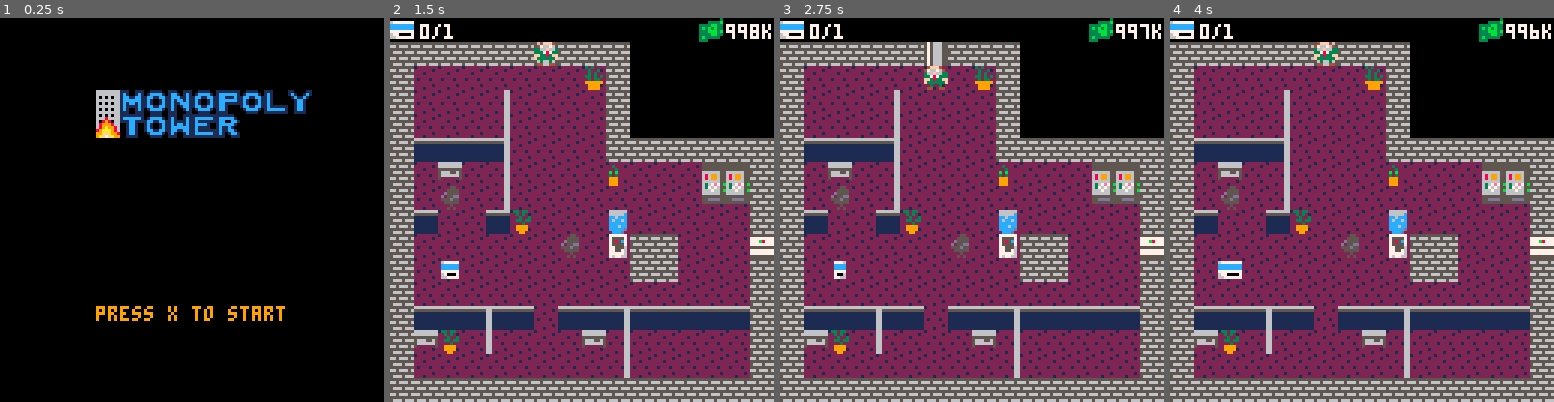
Above: before the commit, frames 1-4 (left to right).
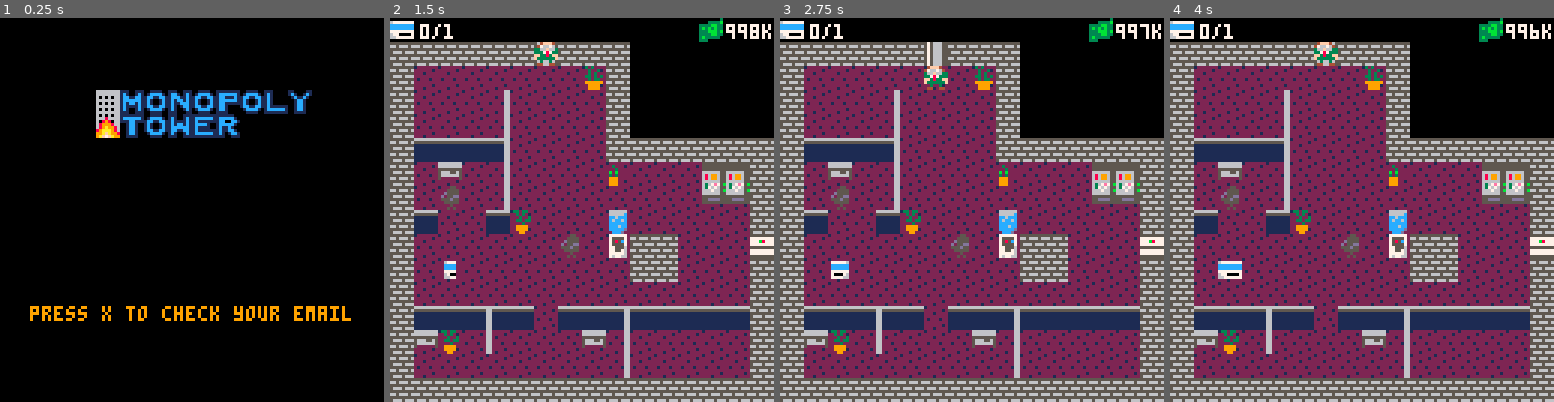
Above: after the commit, the same moments.

Repository: ojlyons/GameDesignProject
Game: PICO-8 cartridge art.p8
Same seed, same stepped clock (60 frames per second), same inputs: the game is played once before the commit and once after it.
Inputs:
- Up to frame 1 (0.25 s): no input
- Up to frame 2 (1.5 s): tap O (Z key) at 0.33, 0.7, 1.43 s; tap X (X key) at 1.07 s
- Up to frame 3 (2.75 s): hold Left 1.97-2.37 s; tap X (X key) at 2.07, 2.4, 2.73 s; tap O (Z key) at 2.22 s; hold Down from 2.42 s (still down)
- Up to frame 4 (4 s): release Down at 2.82 s; hold Right 2.87-3.53 s; tap X (X key) at 3.07, 3.4, 3.73 s; tap O (Z key) at 3.1, 3.98 s; hold Up from 3.58 s (still down)

The runs differ from the first frame. In frame 1, 1.5% of the frame differs, in the area x 7-92%, y 75-79%; in frame 2, 0.1%; in frame 3, 0.1%; in frame 4, nothing differs.

Commit message:
Notification-esque sound added to title screen

Diff:
--- a/art.p8
+++ b/art.p8
@@ -269,10 +269,13 @@
 end
 
 function _update()
-
+	timer += 1
 	dd=false
 
 	if level_status == -2 then -- if title screen
+	    if timer % 70 == 3 or timer % 70 == 19 then
+		 sfx(14)
+		end
 		if btnp(5) then
 		 --level_status = 2
          --music(1)
@@ -291,16 +294,16 @@
 		draw_email()
 		if btnp(4) then  --start game
 			level_status = 2
+			timer = 0
 			music(1)
 		end
 	end
 
-	if level_status == -1 then --if
+	if level_status == -1 then
 		draw_directions()
 		if btnp(5) then level_status = 2 end
 		return
 	else
-	 timer += 1
 	 st += 1
 	 money = money - 1/30
 
@@ -378,7 +382,7 @@
 function draw_menu()
 	spr(96, 32, 24, 9, 2, false, false)
 	spr(flame_sprite, 32, 32, 1, 1, false, false)
-	print("press x to start", 32, 96, 9)
+	print("press x to check your email", 10, 96, 9)
 	--print("use the arrow keys to move.", 0, 56, 9)
 	--print("stuck? use z to reset the level.",0,64,9)
 	--print("push office chairs to block the",0,72,9)
@@ -392,8 +396,8 @@
 	print("stuck? use z to reset",camera_x+22,camera_y+64,0)
 	print("the level.",camera_x+43,camera_y+70,0)
 	print("push office chairs to ",camera_x+21,camera_y+80,0)
-	print("block the laser pointers ", camera_x+15, camera_y+86, 0)
-	print("of your employees.", camera_x+27, camera_y+92, 0)
+	print("block your employees'", camera_x+21, camera_y+86, 0)
+	print("laser pointers.", camera_x+36, camera_y+92, 0)
 end
 
 function draw_game_over()
Not shown, changed: the sound effects (__sfx__) section of art.p8
